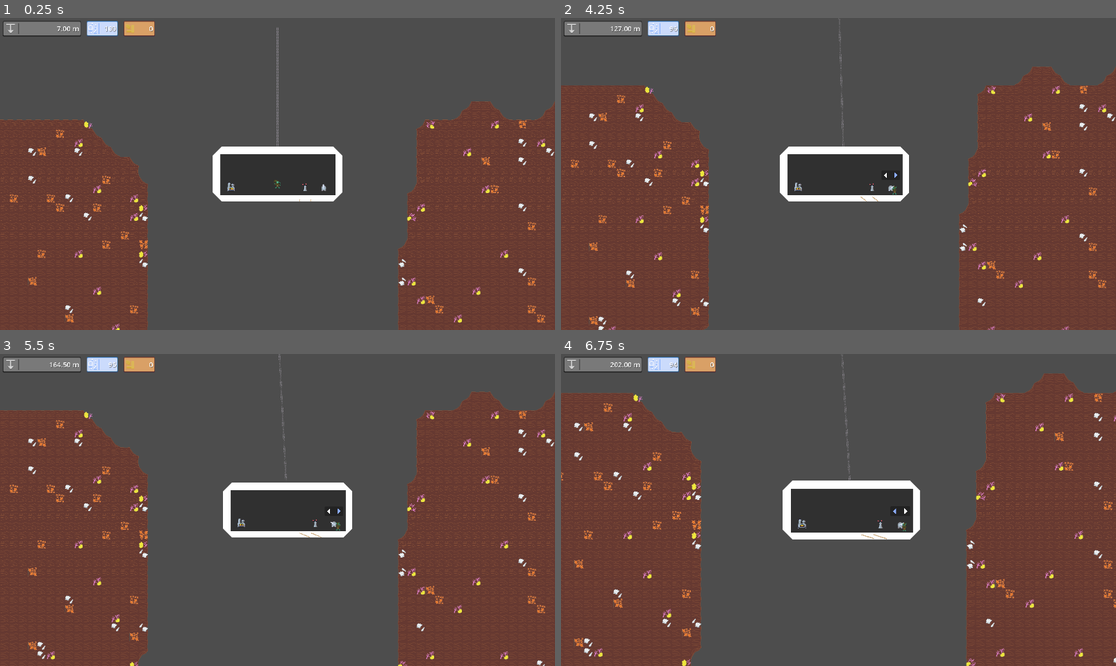
Above: before the commit, frames 1-4 (two rows, left to right).
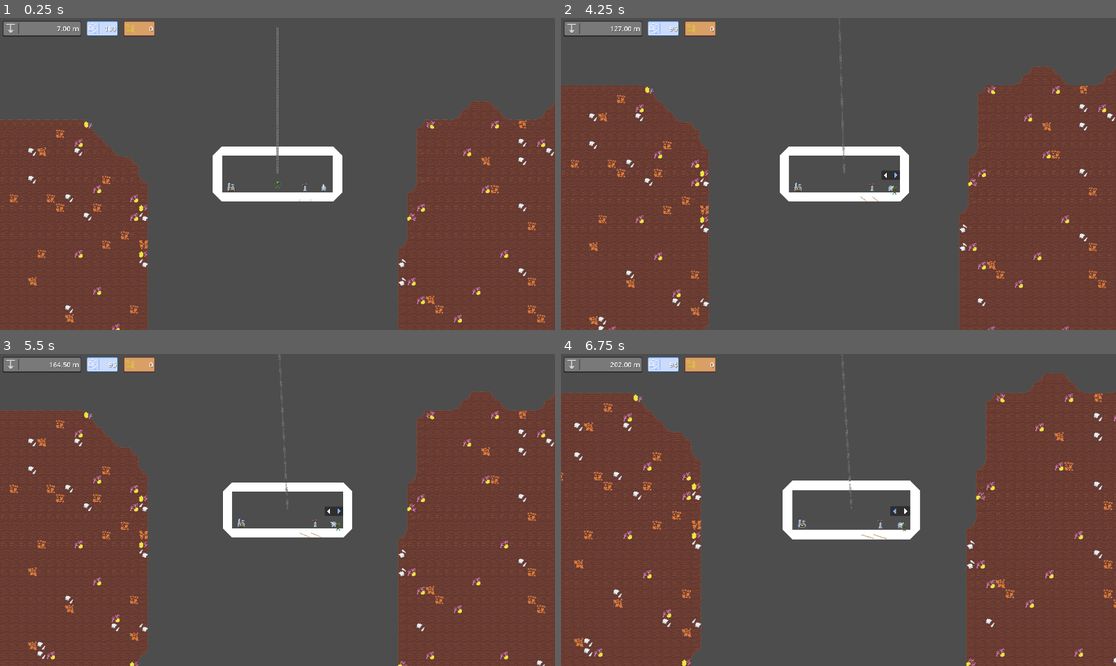
Above: after the commit, the same moments.

Repository: DSurguy/spring-2024-2d-jam
Game: Godot game, scene res://scenes/GameScene/GameScene.tscn
Two runs of this game, one before a commit and one after it. Both use one fixed random seed, a clock stepped at 60 frames per second and the inputs below. This scene is started directly instead of the project's main scene. Sound files missing from this copy of the repository are replaced by a short silence.
Inputs (mouse positions are in pixels of both pictures, inside the frame that each line leads up to):
- Up to frame 1 (0.25 s): no input
- Up to frame 2 (4.25 s): tap Enter (ui_accept) at 0.5, 0.77, 1.52, 3.02, 3.77 s; move the mouse to (960, 158) at 0.52 s; hold D (move_right) 0.53-2.03 s; tap Down (aim_down) at 0.6 s; move the mouse to (727, 189) at 1.27 s; tap Left (aim_left) at 1.35 s; move the mouse to (894, 105) at 2.02 s; hold A (move_left) 2.03-2.78 s; tap Right (aim_right) at 2.1 s; move the mouse to (810, 236) at 2.77 s; hold D (move_right) from 2.78 s (still down); tap Up (aim_up) at 2.85 s; move the mouse to (1005, 220) at 3.52 s; tap E (interact) at 3.6 s
- Up to frame 3 (5.5 s): move the mouse to (111, 463) at 4.27 s; release D (move_right) at 4.28 s; hold A (move_left) 4.28-5.03 s; tap 0 (test_button) at 4.35 s; tap Enter (ui_accept) at 4.52 s; move the mouse to (305, 510) at 5.02 s; hold D (move_right) from 5.03 s (still down); click (305, 510) at 5.1 s
- Up to frame 4 (6.75 s): move the mouse to (755, 432) at 5.77 s; release D (move_right) at 5.78 s; hold A (move_left) from 5.78 s (still down); tap Mouse wheel down (zoom_down) at 5.85 s; tap Enter (ui_accept) at 6.02 s; move the mouse to (960, 494) at 6.52 s; tap Mouse wheel up (zoom_up) at 6.6 s

The runs differ from the first frame. In frame 1, 2.7% of the frame differs, in the area x 39-61%, y 41-57%; in frame 2, 2.6%; in frame 3, 2.6%; in frame 4, 2.9%, in the area x 41-64%, y 40-58%.

Commit message:
added sub sprite

Diff:
--- a/scenes/GameScene/submarine.tscn
+++ b/scenes/GameScene/submarine.tscn
@@ -1,23 +1,25 @@
-[gd_scene load_steps=14 format=3 uid="uid://d3vhcxq5yx7k"]
+[gd_scene load_steps=15 format=3 uid="uid://d3vhcxq5yx7k"]
 
 [ext_resource type="Script" path="res://scenes/GameScene/Submarine.gd" id="1_0ojk1"]
 [ext_resource type="PackedScene" uid="uid://bvg3k0vq6qxxn" path="res://scenes/GameScene/player.tscn" id="2_7br66"]
-[ext_resource type="PackedScene" uid="uid://dav5fb6cl8r26" path="res://scenes/GameScene/hull.tscn" id="3_jwyqe"]
+[ext_resource type="PackedScene" uid="uid://o1a2g3k6pytn" path="res://scenes/GameScene/hull.tscn" id="3_jwyqe"]
 [ext_resource type="TileSet" uid="uid://ysb2iug31w84" path="res://assets/resources/hull_temp_tilemap.tres" id="3_xjmhw"]
 [ext_resource type="PackedScene" uid="uid://cx532280ahds" path="res://scenes/GameScene/Stations/helm.tscn" id="4_j4e8l"]
-[ext_resource type="PackedScene" path="res://scenes/Audio/Music.tscn" id="4_yekdg"]
+[ext_resource type="PackedScene" uid="uid://2rgbohrumi7m" path="res://scenes/Audio/Music.tscn" id="4_yekdg"]
 [ext_resource type="PackedScene" uid="uid://dk2uw3lvlbwaq" path="res://scenes/GameScene/Stations/ascend.tscn" id="5_qpvru"]
 [ext_resource type="PackedScene" path="res://scenes/Audio/ButtonAudio.tscn" id="5_ystk1"]
 [ext_resource type="PackedScene" uid="uid://bwx2jvgrx18uh" path="res://scenes/GameScene/Stations/scythe.tscn" id="6_8gp6i"]
-[ext_resource type="PackedScene" uid="uid://crlshnis8tvt4" path="res://scenes/GameScene/Oxygen.tscn" id="6_lobel"]
+[ext_resource type="PackedScene" uid="uid://bsym0ymicj3gw" path="res://scenes/GameScene/Oxygen.tscn" id="6_lobel"]
 [ext_resource type="PackedScene" path="res://scenes/Audio/AscentAudio.tscn" id="8_80dgj"]
 [ext_resource type="PackedScene" uid="uid://dhpkwwwvwguk5" path="res://scenes/GameScene/Stations/trawl.tscn" id="10_7jlvt"]
 [ext_resource type="PackedScene" path="res://scenes/Audio/SubBonkAudio.tscn" id="11_yt1va"]
+[ext_resource type="Texture2D" uid="uid://jplsvgwsidud" path="res://assets/sprites/sub.png" id="14_r2bkw"]
 
 [node name="Submarine" type="Node2D"]
 script = ExtResource("1_0ojk1")
 
 [node name="ColorRect" type="ColorRect" parent="."]
+visible = false
 z_index = 10
 offset_left = -197.0
 offset_top = -69.0
@@ -45,7 +47,6 @@
 z_index = 15
 
 [node name="Sprite" type="TileMap" parent="."]
-z_index = 5
 tile_set = ExtResource("3_xjmhw")
 rendering_quadrant_size = 32
 format = 2
@@ -77,5 +78,9 @@
 
 [node name="Music" parent="." instance=ExtResource("4_yekdg")]
 
+[node name="Sprite2D" type="Sprite2D" parent="."]
+z_index = 5
+texture = ExtResource("14_r2bkw")
+
 [connection signal="oxygen_depleted" from="Oxygen" to="." method="_on_oxygen_oxygen_depleted"]
 [connection signal="timeout" from="DeathRestartTimer" to="." method="_on_death_restart_timer_timeout"]
